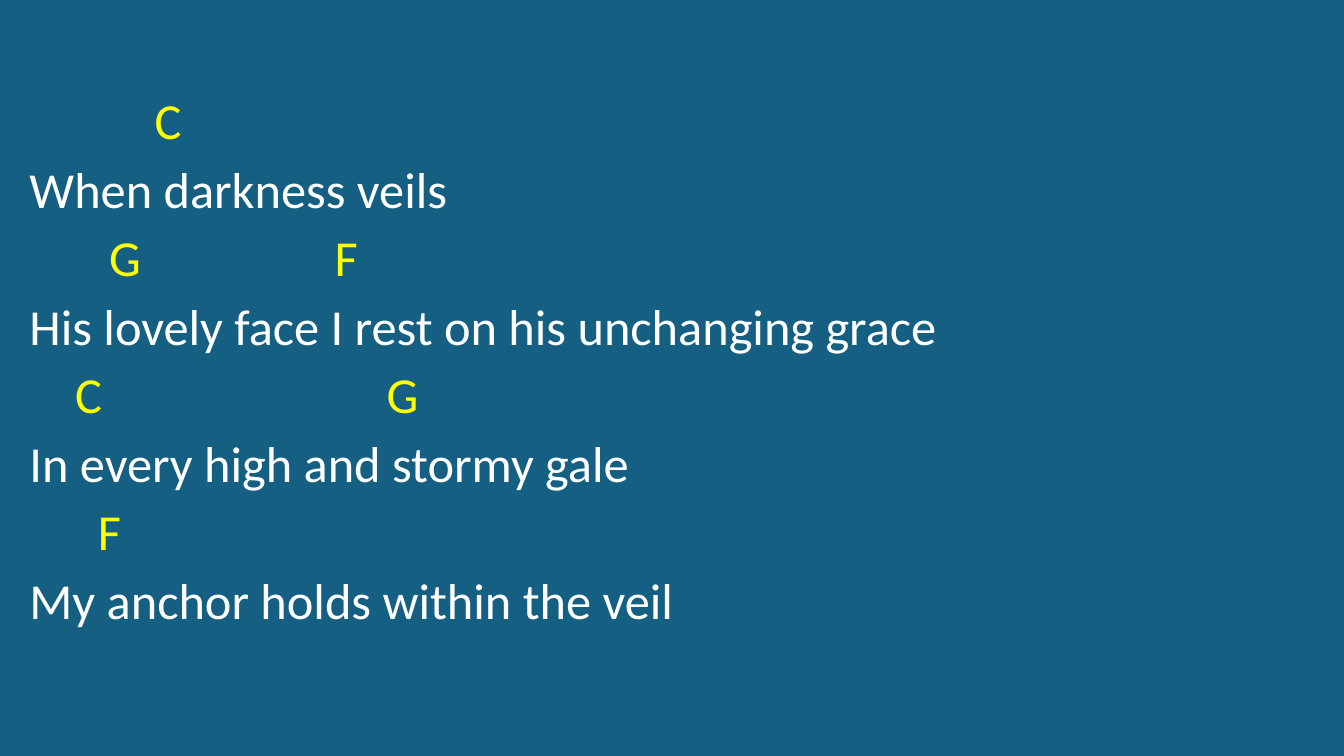
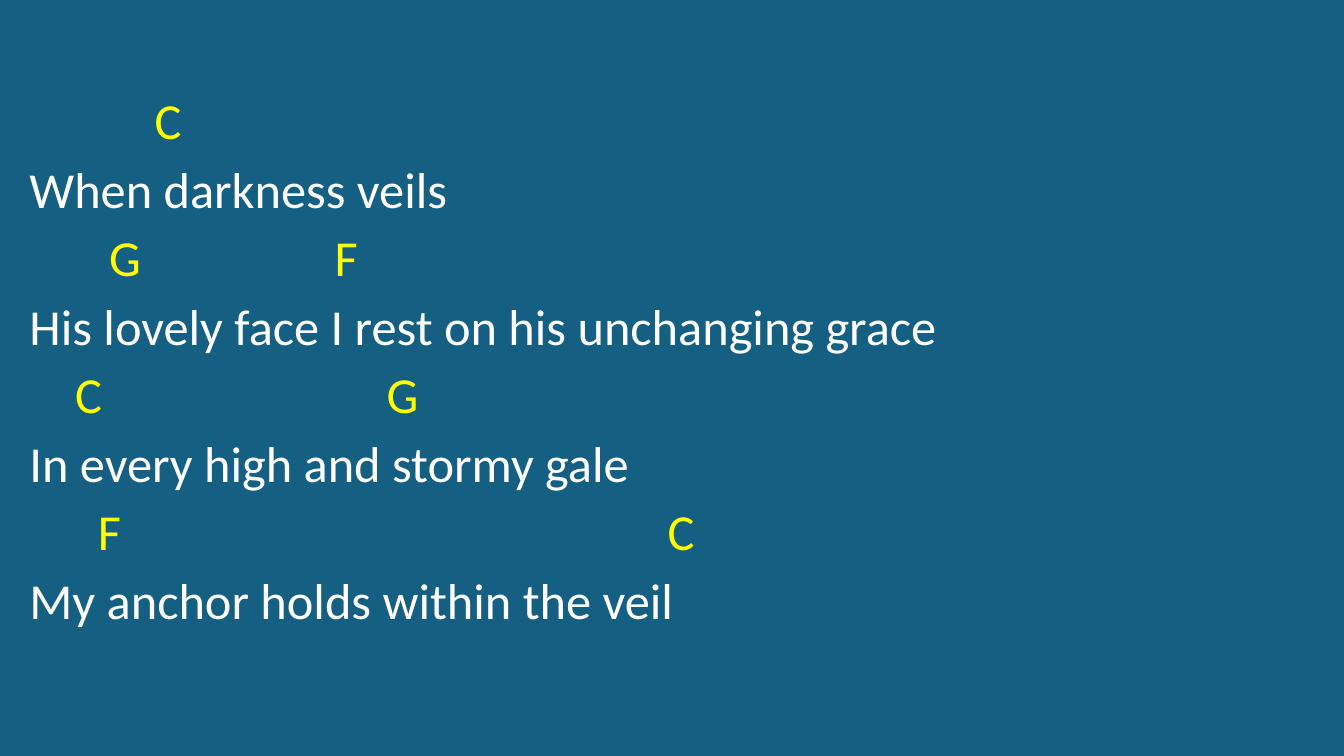
Before and after one commit to kendall412/worship, a slide deck: slide 11 of set/2026-06-21 El Camino Baptist Church-CH.pptx. Drawn at 1344x756 pixels with LibreOffice and Linux fonts; fonts in the diff are those of the drawing. Boxes give left, top, right and bottom in pixels: in the first picture for what was removed or moved away, otherwise in the second. Text is boxed around its words. In the diff, an @@ line names an element or a change of style, - is before the commit and + after.

```diff
--- a/set/2026-06-21 El Camino Baptist Church-CH.pptx
+++ b/set/2026-06-21 El Camino Baptist Church-CH.pptx
@@ subtitle at (98,517,695,551): text changed @@
-F
+F C
```
Also in this commit, not shown: 4 other slides changed, 1 other file.
